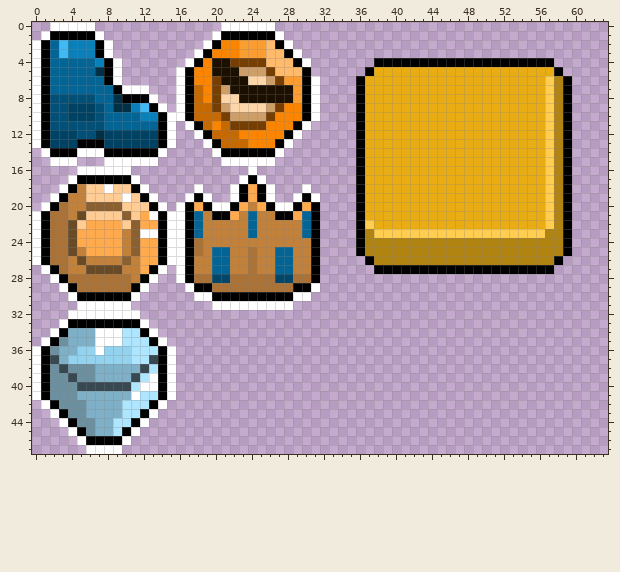
Two states of a pixel-art file, src/SnakeGame.Core/Content/Collectables.aseprite. Above, as it was before the edit.
64x48 pixels, 1 frame.
Once edited:
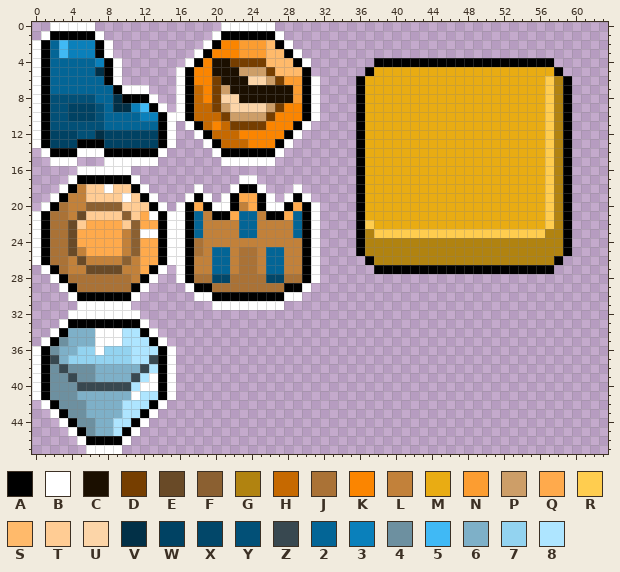
Palette (. is transparent): A #000000  B #ffffff  C #1b0f00  D #763e00  E #694a27  F #8b6031  G #b18310  H #c66900  J #aa7236  K #fb8500  L #c2813a  M #e9ac13  N #fc9d31  P #cd9e68  Q #ffaa4c  R #ffcd4f  S #ffba6b  T #ffcc94  U #fcd5a8  V #023047  W #004263  X #024769  Y #025077  Z #384850  2 #036596  3 #0a80bb  4 #6d90a0  5 #40b9f5  6 #7eb0c8  7 #93d3f0  8 #aee5ff
Diff:
@@ x 19..33 @@
 15 ..BBBBBB.......
-16 .....B.........
-17 ....BAB........
-18 ...BAQAB...B...
-19 B..BAQAB..BAB..
-20 ABBAQLQABBAQA..
-21 LAAQL2LLAAQ2A..
-22 LLLLL2LLLLL2A..
-23 LLLLL2LLLLL2A..
-24 LLLLLLLLLLLLA..
-25 L22LLJLL22LLA..
-26 L22LLJLL22LLA..
-27 L22LLJLL22LLA..
-28 JXXJJJJJXXJJA..
-29 AJJJJJJJJJAAB..
-30 BAAAAAAAAABB...
-31 .BBBBBBBBB.....
+16 ...............
+17 ....BB.........
+18 ...BAAB...B....
+19 B.BAQQAB.BAB...
+20 ABBALQABBAQAB..
+21 LAAQ22LAAQ2AB..
+22 LLLL22LLLL2AB..
+23 LLLL22LLLL2AB..
+24 LLLLLLLLLLLAB..
+25 L22LJJL22LLAB..
+26 L22LJJL22LLAB..
+27 L22LJJL22LLAB..
+28 JXXJJJJXXJJAB..
+29 AJJJJJJJJAAB...
+30 BAAAAAAAABB....
+31 .BBBBBBBB......
 32 ...............
Boxes around the changes in both pictures, in picture pixels (x1, y1, x2, y2):
changed: (221, 166, 320, 310)
